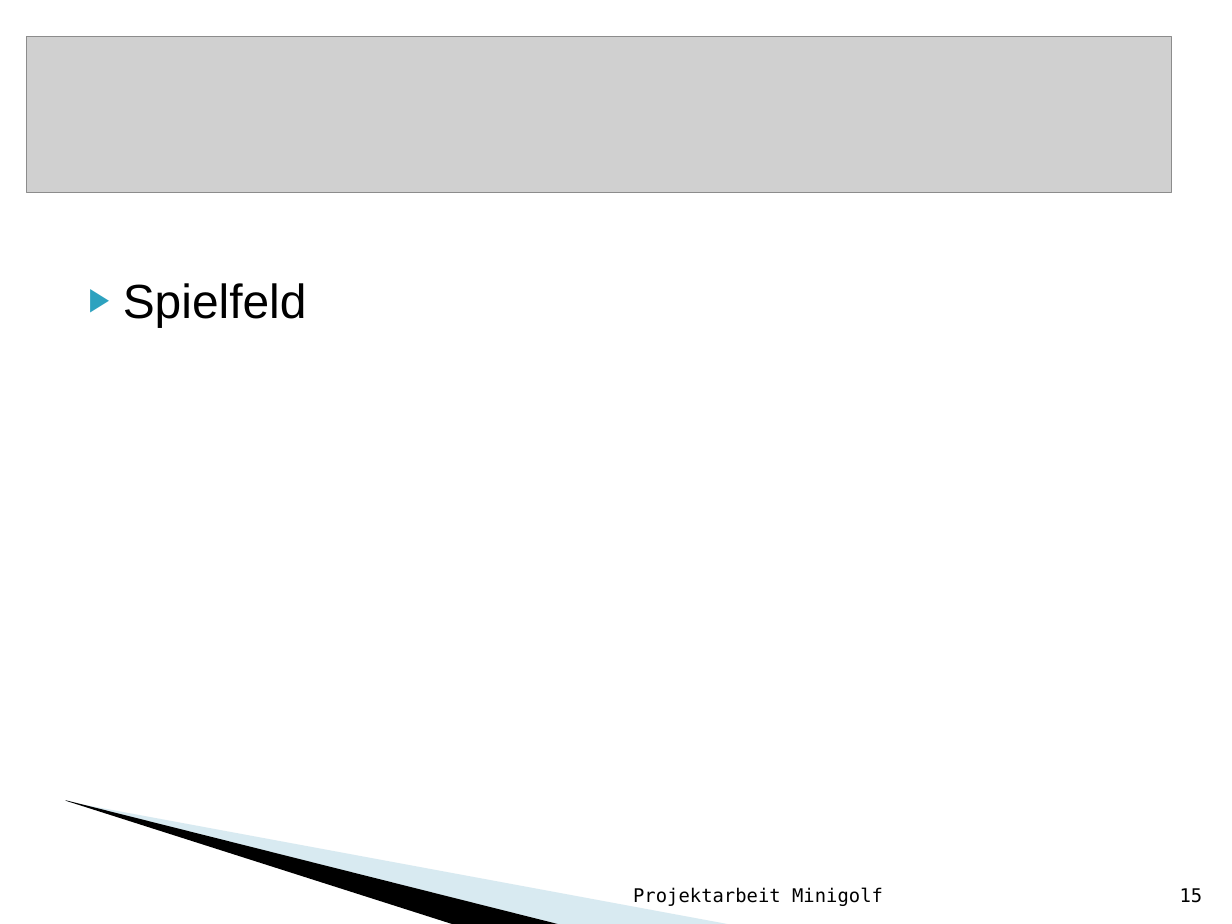
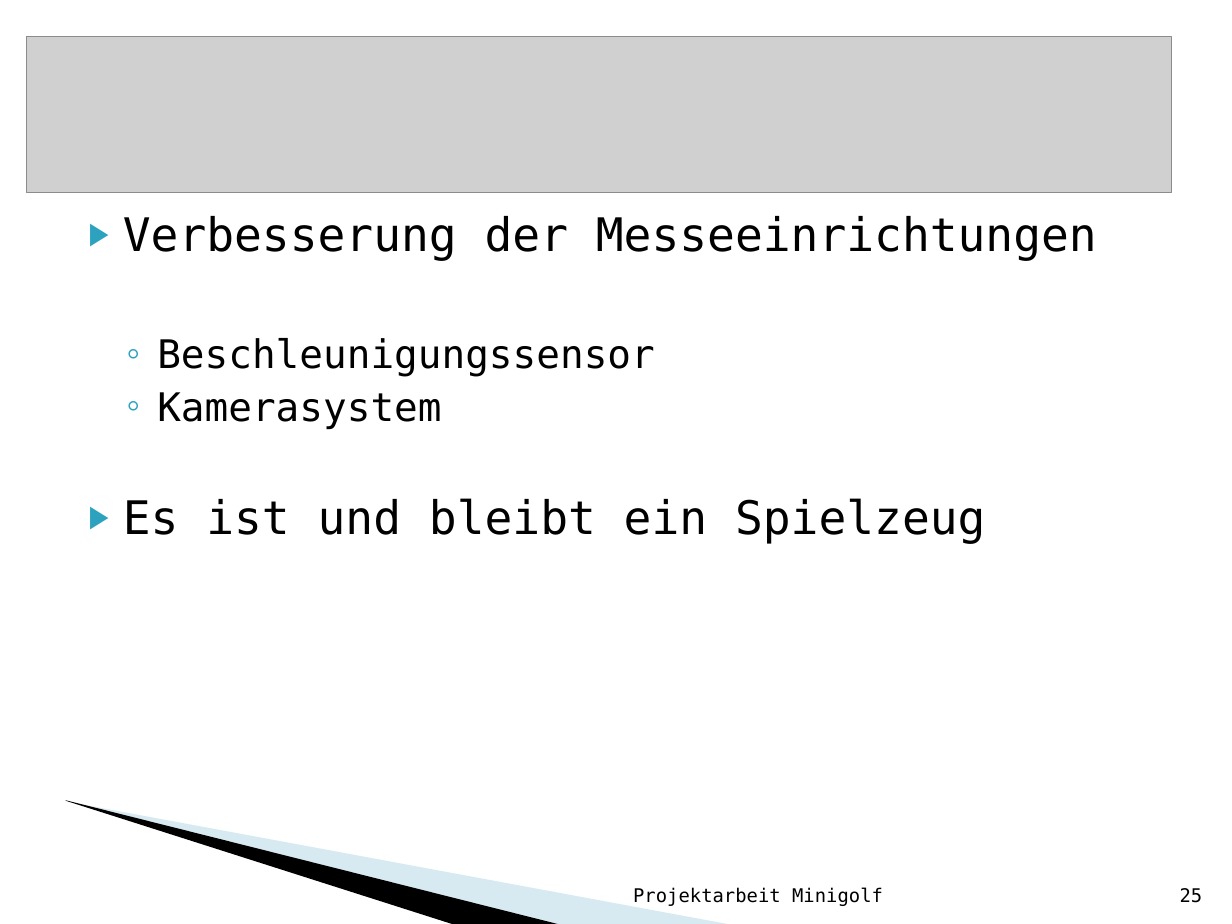
Before and after one commit to Rabbit2Clone/LegoMinigolfV1, a slide deck: slide 25 of Minigolf_mit_Lego_Mindstorms.ppt (slide 15 before the commit). Drawn at 1232x924 pixels with LibreOffice and Linux fonts; fonts in the diff are those of the drawing; grey boxes stand for pictures; background and template pictures are left out. Boxes give left, top, right and bottom in pixels: in the first picture for what was removed or moved away, otherwise in the second. Text is boxed around its words. In the diff, an @@ line names an element or a change of style, - is before the commit and + after.

```diff
--- a/Minigolf_mit_Lego_Mindstorms.ppt
+++ b/Minigolf_mit_Lego_Mindstorms.ppt
@@ text at [123, 216, 1097, 544]: text changed; size 28 to 27 pt; font Arial to DejaVu Sans Mono @@
-▶ Spielfeld
+▶ Verbesserung der Messeeinrichtungen
+  ◦ Beschleunigungssensor
+  ◦ Kamerasystem
+▶ Es ist und bleibt ein Spielzeug
@@ page number at [1180, 888, 1203, 903]: text changed @@
-15
+25
```
Also in this commit, not shown: 12 other slides changed, 2 slides added, 2 slides removed.
